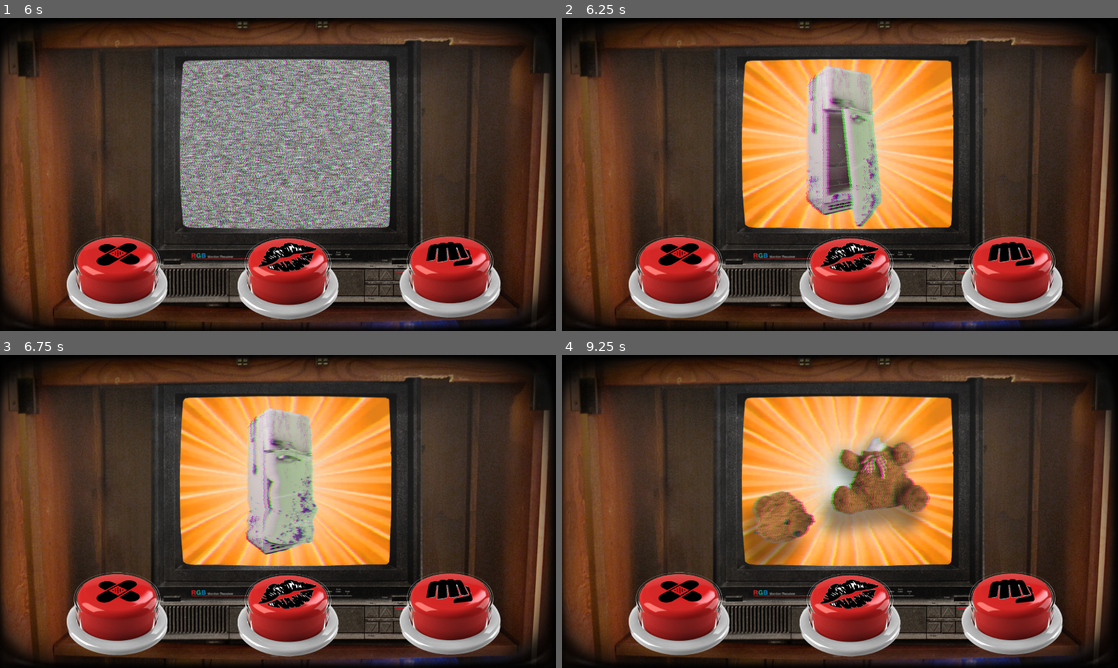
Above: before the commit, frames 1-4 (two rows, left to right).
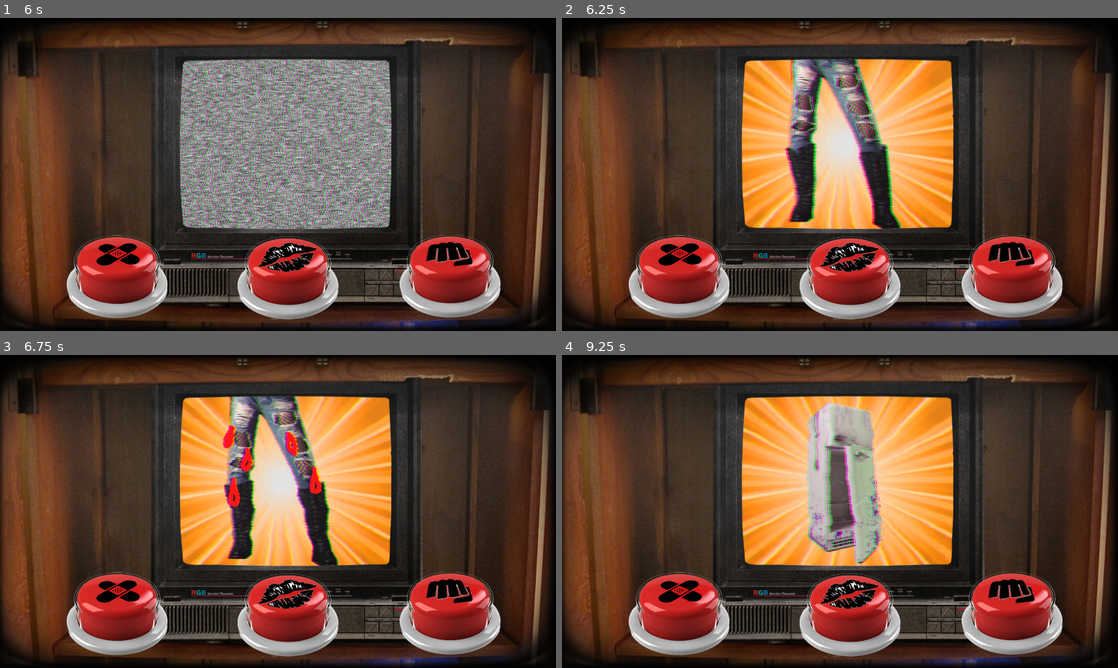
Above: after the commit, the same moments.

Repository: Rhevik/growup-mending
Game: Godot game, scene res://ui.tscn
Two runs of this game, one before a commit and one after it. Both use one fixed random seed, a clock stepped at 60 frames per second and the inputs below.
Inputs (mouse positions are in pixels of both pictures, inside the frame that each line leads up to):
- Up to frame 1 (6 s): click (116, 277) at 0.5 s; click (289, 277) at 1.25 s; click (450, 274) at 2 s; click (116, 277) at 2.75 s; click (289, 277) at 3.5 s; click (450, 274) at 4.25 s; click (116, 277) at 5 s; click (289, 277) at 5.75 s
- Up to frame 2 (6.25 s): no input
- Up to frame 3 (6.75 s): click (450, 611) at 6.5 s
- Up to frame 4 (9.25 s): no input

Frame 1 is identical in both runs. In frame 2, 8.4% of the frame differs, in the area x 40-62%, y 13-68%; in frame 3, 8.3%; in frame 4, 10%, in the area x 32-67%, y 15-68%.

Commit message:
Add a silly logger function for printing frametime

Diff:
--- a/FlexTaper/ChallengeDirector/challenge_director.gd
+++ b/FlexTaper/ChallengeDirector/challenge_director.gd
@@ -23,20 +23,20 @@
 		await ChallengeOuttroSuccess();
 	else:
 		await ChallengeOuttroFail();
-	print("Challenge End")
+	Log.m("Challenge End")
 
 func SetSpriteFrames(given_frames: SpriteFrames):
-	print("Setting TV frame to: " + given_frames.resource_path)
+	Log.m("Setting TV frame to: " + given_frames.resource_path)
 	tvSprite.sprite_frames = given_frames
 	var backing_size = tvBacking.texture.get_size()
 	var tv_size = tvSprite.sprite_frames.get_frame_texture(tvSprite.animation, tvSprite.frame).get_size()
 	var x = max(backing_size.x, tv_size.x)
 	var y = max(backing_size.y, tv_size.y)
 	renderViewport.size = Vector2(x, y)
-	print("Setting the subviewport to the size: " + str(x) + ", " + str(y))
+	#Log.m("Setting the subviewport to the size: " + str(x) + ", " + str(y))
 
 func ChallengeIntro():
-	print("Intro")
+	Log.m("Intro")
 	introTimer = get_node("IntroTimer")
 	introTimer.start()
 	tvStatic.play();
@@ -53,12 +53,12 @@
 
 func ChallengeOuttroFail():
 	failMusic.play();
-	print("Challenge Fail")
+	Log.m("Challenge Fail")
 	await get_tree().create_timer(2.25).timeout
-	print("Challenge Fail End")
+	Log.m("Challenge Fail End")
 
 func ChallengeGame() -> Challenge.AcceptedSolutions:
-	print("Game")
+	Log.m("Game")
 	challengeTimer = get_node("ChallengeTimer")
 	challengeTimer.start()
 
@@ -69,10 +69,11 @@
 	return solution
 
 func DidPlayerSucceedChallenge(result) -> bool:
-	print("Succeed?")
 	if (challenge.solution.has(result)):
+		Log.m("Success!")
 		return true
 	else:
+		Log.m("Failed!")
 		return false
 
 func press_kiss():
--- a/FlexTaper/GameManager/game_manager.gd
+++ b/FlexTaper/GameManager/game_manager.gd
@@ -13,13 +13,14 @@
 func select_next_challenge():
 	CurrentChallenge = AllChallenges[_ChallengeIndex]
 	_ChallengeIndex += 1
-	if (_ChallengeIndex == AllChallenges.size()-1):
+	if (_ChallengeIndex >= AllChallenges.size()):
+		Log.m("shuffled challenges")
 		_ChallengeIndex = 0
 		AllChallenges.shuffle()
 	await run_challenge()
 
 func run_challenge():
-	print ("running challenge")
+	Log.m ("running challenge")
 	await Director.StartChallenge(CurrentChallenge)
-	print ("ending challenge")
+	Log.m ("ending challenge")
 	select_next_challenge()
--- /dev/null
+++ b/FlexTaper/Logger/Log.gd
@@ -0,0 +1,6 @@
+class_name Log
+extends Node
+
+static func m(msg):
+	var frame_digits = ("%5d" % Engine.get_frames_drawn()).right(5)
+	print("[%s]: %s" % [frame_digits, msg])
Not shown, added: FlexTaper/Logger/Log.gd.uid
